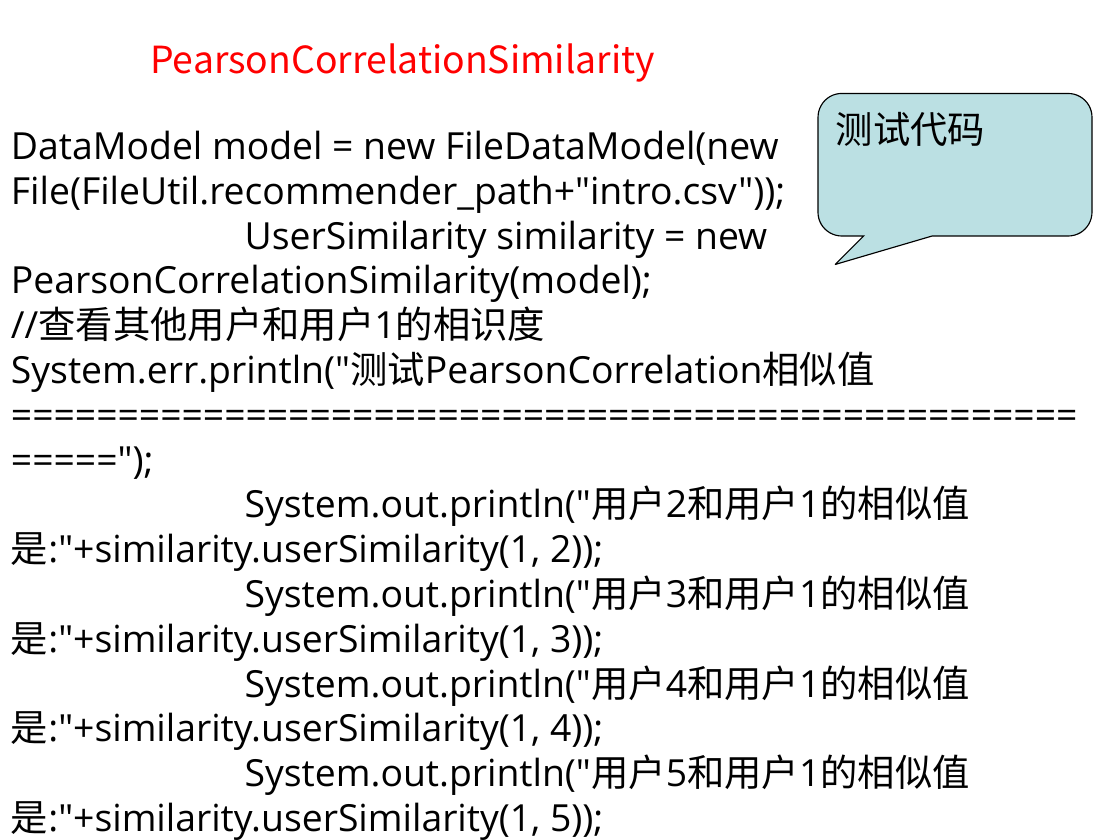
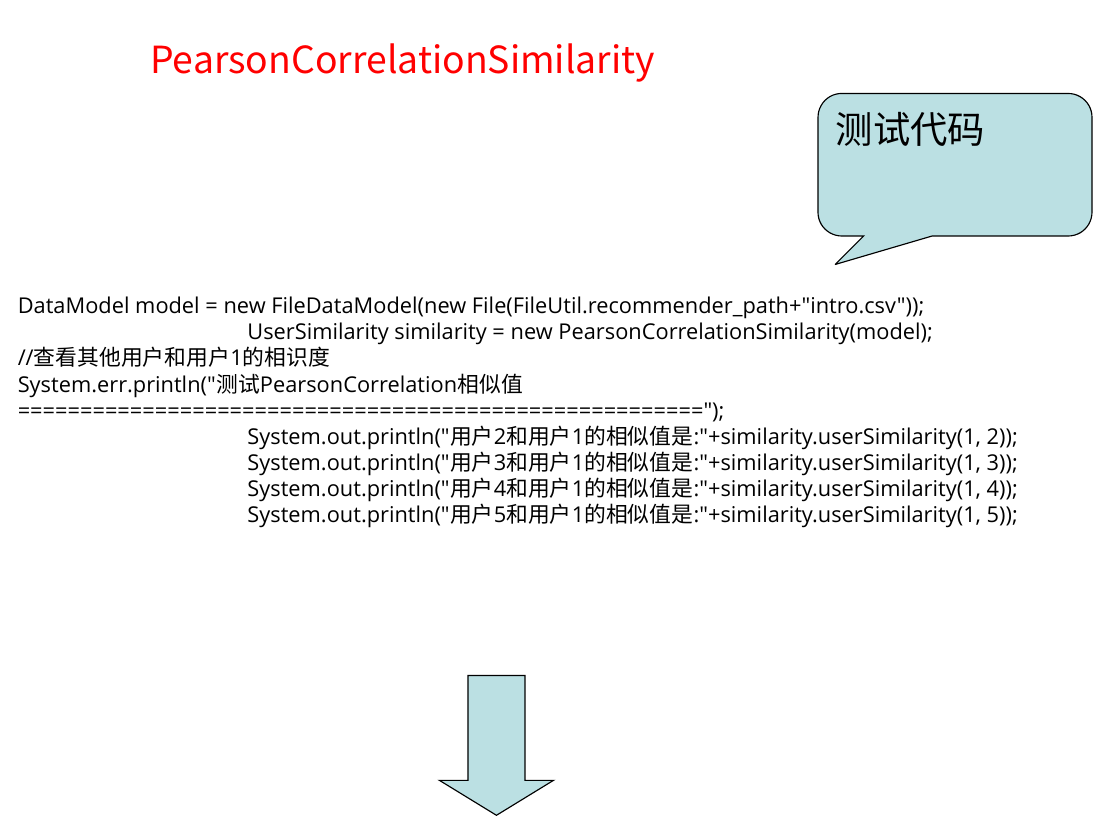
Before and after one commit to tianbaoxing/mahout-nbayes, a slide deck: slide 4 of doc/similarity_measure/similarity_measure.ppt. Drawn at 1120x840 pixels with LibreOffice and Linux fonts; fonts in the diff are those of the drawing. Boxes give left, top, right and bottom in pixels: in the first picture for what was removed or moved away, otherwise in the second. Text is boxed around its words. In the diff, an @@ line names an element or a change of style, - is before the commit and + after.

Commit message:
add some info in similarity_measure.ppt

```diff
--- a/doc/similarity_measure/similarity_measure.ppt
+++ b/doc/similarity_measure/similarity_measure.ppt
@@ text "DataModel model = new FileDataModel(new ...": place and size @@
-text "DataModel model = new FileDataModel(new ..." at (11,130,970,840)
+text "DataModel model = new FileDataModel(new ..." at (18,296,1018,528)
@@ text "DataModel model = new FileDataModel(new ..." at (18,296,1018,528): size 24 to 14 pt @@
@@ down arrow added at (439,675,553,815), fill #BBE0E3, outline #000000 0.74 pt @@
```
Also in this commit, not shown: 2 other slides changed, 11 slides added, 3 slides removed, 2 other files.
